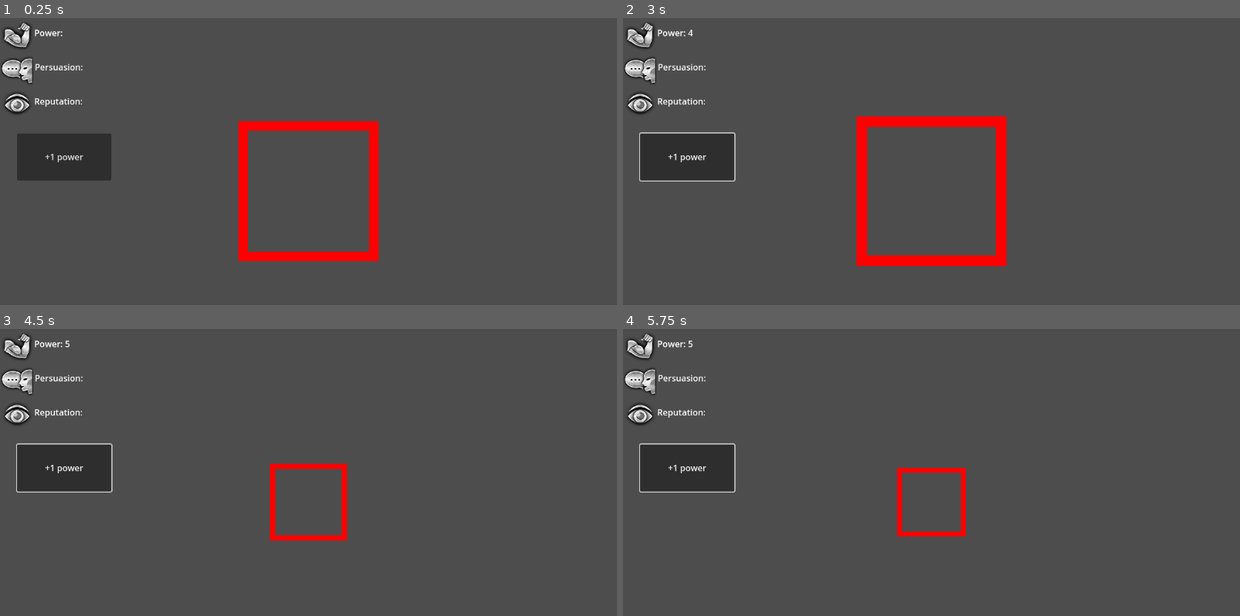
Above: before the commit, frames 1-4 (two rows, left to right).
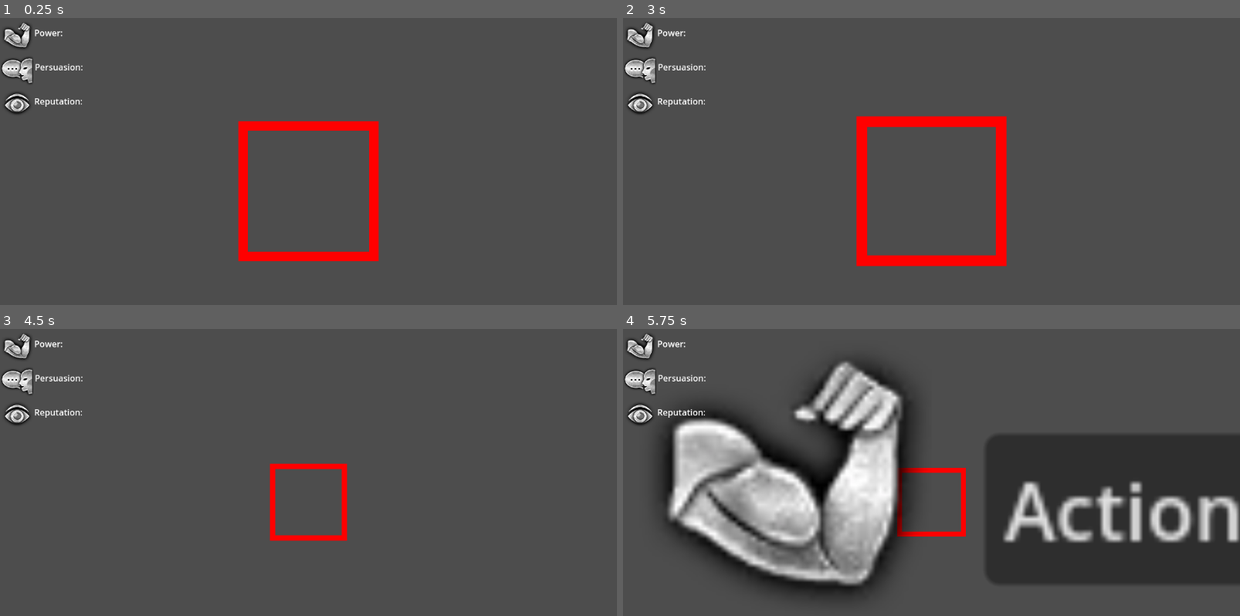
Above: after the commit, the same moments.

Repository: ketexon/ld56-team-3
Game: Godot game, scene res://game.tscn
Two runs of this game, one before a commit and one after it. Both use one fixed random seed, a clock stepped at 60 frames per second and the inputs below.
Inputs (mouse positions are in pixels of both pictures, inside the frame that each line leads up to):
- Up to frame 1 (0.25 s): no input
- Up to frame 2 (3 s): click (684, 155) at 0.5 s, where only the run before the commit has a clickable "+1 power"; click (684, 155) at 1.25 s, where only the run before the commit has a clickable "+1 power"; click (684, 155) at 2 s, where only the run before the commit has a clickable "+1 power"; tap Enter at 2.75 s; move the mouse to (1067, 172) at 2.77 s; hold Space (center_on_colony) from 2.78 s (still down); click (1067, 172) at 2.92 s
- Up to frame 3 (4.5 s): move the mouse to (185, 518) at 3.52 s; release Space (center_on_colony) at 3.53 s; tap 1 (zoom_0) at 3.6 s; click (185, 518) at 3.67 s; tap Enter at 4.25 s; move the mouse to (370, 426) at 4.27 s; hold 2 (zoom_1) from 4.28 s (still down); click (370, 426) at 4.42 s
- Up to frame 4 (5.75 s): release 2 (zoom_1) at 5 s; click (1128, 509) at 5 s, where only the run after the commit has a clickable "Action"

The runs differ from the first frame. In frame 1, 2.4% of the frame differs, in the area x 2-19%, y 40-57%; in frame 2, 2.6%; in frame 3, 2.6%; in frame 4, 42%, in the area x 2-100%, y 4-94%.

Commit message:
aubrey has a fix?

Diff:
--- a/Colony/Colony.gd
+++ b/Colony/Colony.gd
@@ -10,6 +10,7 @@
 @export var tiny_creatures: Array[TinyCreature]
 
 @onready var visibility_area: Area2D = %VisibilityArea
+@onready var colony_ui : Control = %ColonyUI
 
 @export var  available_shop_items: Array[ShopItem]
 
@@ -66,3 +67,14 @@
 	if reputation < shop_item.min_reputation:
 		return false
 	return true
+
+
+func _on_action_1_pressed() -> void:
+	print("Action 1")
+
+func _process(delta: float) -> void:
+	#
+	if CameraControls.viewing_colony:
+		colony_ui.visible = true
+	elif !CameraControls.viewing_colony:
+		colony_ui.visible = false
--- a/Colony/Colony.tscn
+++ b/Colony/Colony.tscn
@@ -1,7 +1,8 @@
-[gd_scene load_steps=4 format=3 uid="uid://blqoqhbium4lv"]
+[gd_scene load_steps=5 format=3 uid="uid://blqoqhbium4lv"]
 
 [ext_resource type="Script" path="res://Colony/Colony.gd" id="1_e44d0"]
 [ext_resource type="PackedScene" uid="uid://btegv4utd825m" path="res://TinyCreature/TinyCreature.tscn" id="2_4tsrc"]
+[ext_resource type="Texture2D" uid="uid://blgfp3r8p8851" path="res://UI/assets/placeholders/Athletics_Icon.png" id="3_1t7yx"]
 
 [sub_resource type="CircleShape2D" id="CircleShape2D_vp6pt"]
 radius = 256.0
@@ -22,3 +23,28 @@
 
 [node name="CollisionShape2D" type="CollisionShape2D" parent="VisibilityArea"]
 shape = SubResource("CircleShape2D_vp6pt")
+
+[node name="ColonyUI" type="Control" parent="."]
+unique_name_in_owner = true
+layout_mode = 3
+anchors_preset = 0
+offset_right = 40.0
+offset_bottom = 40.0
+
+[node name="Action1" type="Button" parent="ColonyUI"]
+unique_name_in_owner = true
+layout_mode = 0
+offset_left = 11.0
+offset_top = -14.0
+offset_right = 69.0
+offset_bottom = 17.0
+text = "Action"
+
+[node name="testImage" type="TextureRect" parent="ColonyUI"]
+layout_mode = 0
+offset_left = -60.0
+offset_top = -36.0
+offset_bottom = 24.0
+texture = ExtResource("3_1t7yx")
+
+[connection signal="pressed" from="ColonyUI/Action1" to="." method="_on_action_1_pressed"]
--- a/UI.tscn
+++ b/UI.tscn
@@ -1,12 +1,13 @@
 [gd_scene load_steps=4 format=3 uid="uid://cqifqaefnu4ty"]
 
 [ext_resource type="PackedScene" uid="uid://dahwiigjcdwd2" path="res://UI/elements/hud.tscn" id="1_k7kj1"]
-[ext_resource type="PackedScene" uid="uid://dcfs1rukvq4xb" path="res://Shop/Shop.tscn" id="1_unh4r"]
+[ext_resource type="PackedScene" uid="uid://dv6rcqp7r8e6l" path="res://Shop/Shop.tscn" id="1_unh4r"]
 [ext_resource type="PackedScene" uid="uid://3bnwa1355cj1" path="res://Selection/SelectionControls.tscn" id="2_75c5h"]
 
 [node name="CanvasLayer" type="CanvasLayer"]
 
 [node name="Shop" parent="." instance=ExtResource("1_unh4r")]
+mouse_filter = 1
 
 [node name="SelectionControls" parent="." instance=ExtResource("2_75c5h")]
 
--- a/UI/elements/hud.gd
+++ b/UI/elements/hud.gd
@@ -14,7 +14,3 @@
 	%reputationLab.text = "Power: " + str(number)
 
 var powerDebug = 0
-
-func _on_add_power_pressed() -> void:
-	powerDebug += 1
-	update_power(powerDebug)
--- a/UI/elements/hud.tscn
+++ b/UI/elements/hud.tscn
@@ -1,7 +1,6 @@
-[gd_scene load_steps=6 format=3 uid="uid://dahwiigjcdwd2"]
+[gd_scene load_steps=5 format=3 uid="uid://dahwiigjcdwd2"]
 
 [ext_resource type="Script" path="res://UI/elements/hud.gd" id="1_4cnid"]
-[ext_resource type="Script" path="res://UI/elements/add_power.gd" id="2_ax3fe"]
 [ext_resource type="Texture2D" uid="uid://sc3hj2xd7a2y" path="res://UI/assets/placeholders/Persuasion_Icon.png" id="2_njaq8"]
 [ext_resource type="Texture2D" uid="uid://cikguryis8yqd" path="res://UI/assets/placeholders/Perception_Icon.png" id="3_71ma2"]
 [ext_resource type="Texture2D" uid="uid://blgfp3r8p8851" path="res://UI/assets/placeholders/Athletics_Icon.png" id="4_3xv8s"]
@@ -46,6 +45,7 @@
 offset_top = 0.0639992
 offset_right = 64.0
 offset_bottom = 1.064
+mouse_filter = 1
 text = "Power: "
 vertical_alignment = 1
 
@@ -60,6 +60,7 @@
 offset_top = -0.064003
 offset_right = 64.0
 offset_bottom = 0.935989
+mouse_filter = 1
 text = "Persuasion:
 "
 vertical_alignment = 1
@@ -74,21 +75,6 @@
 offset_top = -1.52588e-05
 offset_right = 64.0
 offset_bottom = 0.999985
+mouse_filter = 1
 text = "Reputation: "
 vertical_alignment = 1
-
-[node name="add power" type="Button" parent="."]
-layout_mode = 1
-anchors_preset = -1
-anchor_left = 0.028
-anchor_top = 0.333
-anchor_right = 0.181
-anchor_bottom = 0.469
-offset_left = -0.256001
-offset_top = 0.216003
-offset_right = -0.512009
-offset_bottom = 0.0879822
-text = "+1 power"
-script = ExtResource("2_ax3fe")
-
-[connection signal="pressed" from="add power" to="." method="_on_add_power_pressed"]
